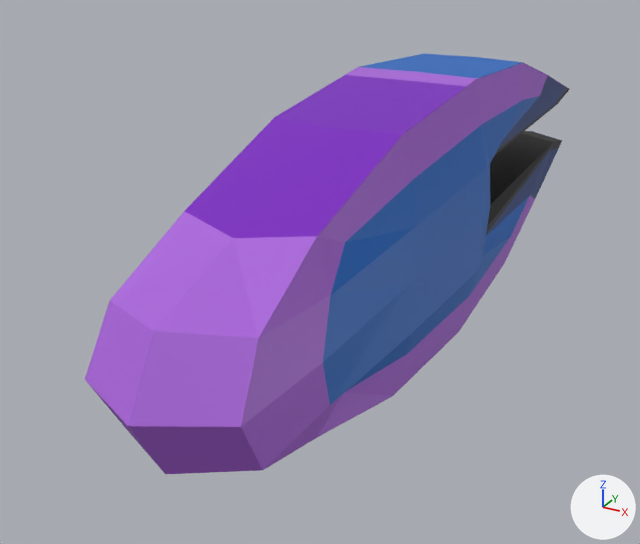
Renders of the OBJ model DirectXGame/Resources/Funnel/Funnel.obj from each side of a commit.
The view is the same before and after, from a 50 mm camera at (0.618, -1.478, 0.561) aimed at (-0.12, -0.137, -0.109). The lights are fixed; the arrows at lower right show +X, +Y and +Z. The older version comes first. Where no turn or scale is listed for an object, it has been applied to the vertices.

Names of what the first picture shows: '立方体'.
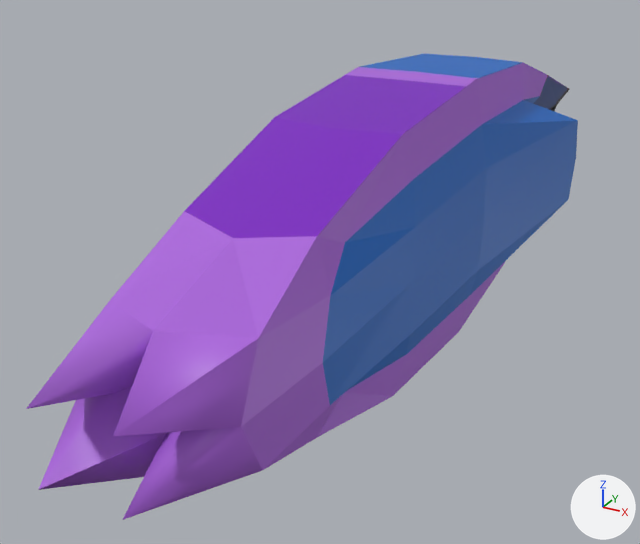
What differs and where, as boxes (x1, y1, x2, y2) in the pictures (640 x 544 px; the box of a moved part takes in the faces that stretch with it):
```json
{"object": "立方体", "change": "reshaped", "before": [85, 54, 569, 474], "after": [26, 54, 578, 520], "on screen": "14% wider, 11% taller"}
{"part": 1, "of": "me_立方体", "change": "moved or reshaped", "before": [487, 133, 553, 227], "after": [551, 105, 557, 112], "on screen": "mostly hidden afterwards"}
{"part": 2, "of": "me_立方体", "change": "moved or reshaped", "before": [469, 100, 523, 296], "after": [469, 100, 578, 296]}
{"part": 3, "of": "me_立方体", "change": "moved or reshaped", "before": [85, 301, 262, 474], "after": [26, 301, 262, 520]}
{"part": 4, "of": "me_立方体", "change": "moved or reshaped", "before": [85, 355, 241, 452], "after": [38, 394, 240, 519]}
{"part": 5, "of": "me_立方体", "change": "moved or reshaped", "before": [107, 331, 205, 474], "after": [27, 331, 183, 520]}
{"part": 6, "of": "me_立方体", "change": "moved or reshaped", "before": [106, 377, 187, 452], "after": [113, 376, 168, 433], "on screen": "mostly hidden afterwards"}
```

Scene script edits in JSON lines:
```json
{"block": "me_立方体", "where": "# used by ob_立方体; location = (0.0, 0.0, 0.0)"}
{"op": "remove", "block": "me_立方体", "code": "me_立方体.from_pydata(...)  # 126 vertices, 248 faces; spans x -0.15..0.15, y -0.84..0.88, z -0.27..0.25"}
{"op": "add", "block": "me_立方体", "code": "me_立方体.from_pydata(...)  # 126 vertices, 248 faces; spans x -0.2..0.19, y -0.93..0.88, z -0.27..0.25"}
{"block": "me_立方体", "change": "me_立方体 part 1: all 9 vertices in x -0.1..0.09, y 0.12..0.13, z -0.05..0.06 are moved by (0.0, 0.55, 0.0)"}
{"block": "me_立方体", "change": "me_立方体 part 2: all 3 vertices in x 0.13, y 0.06..0.07, z -0.1..0.09 are moved by (0.06, 0.41, 0.0)"}
{"block": "me_立方体", "change": "me_立方体 part 3: all 4 vertices in x -0.04..0.08, y -0.78, z -0.05..0.05 are moved by (0.0, -0.15, 0.01)"}
{"block": "me_立方体", "change": "me_立方体 part 4: all 2 vertices in x -0.04..0.08, y -0.81, z 0.0 are moved by (0.0, 0.01, 0.01)"}
{"block": "me_立方体", "change": "me_立方体 part 5: all 2 vertices in x 0.02, y -0.81, z -0.05..0.05 are moved by (0.0, 0.03, 0.01)"}
{"block": "me_立方体", "change": "me_立方体 part 6: the 1 vertex in x 0.02, y -0.84, z 0.0 is moved by (0.0, 0.15, 0.01)"}
{"block": "me_立方体", "change": "other edits to the shape of me_立方体 do not show in these pictures"}
```
